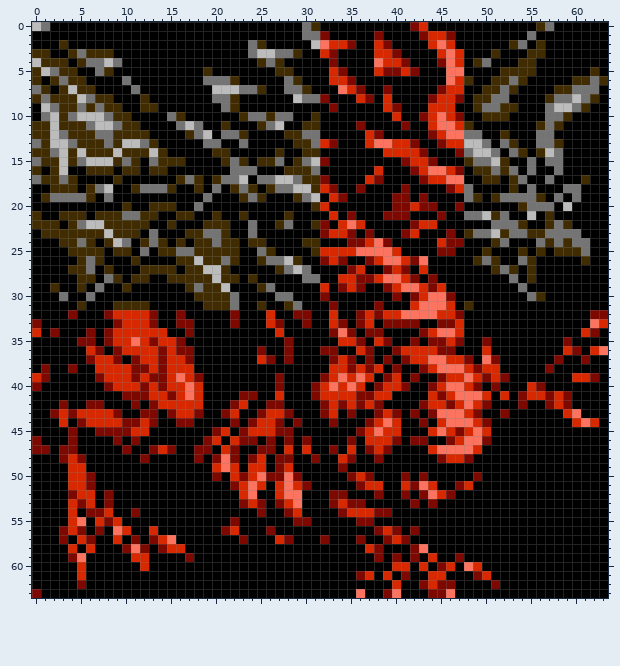
Edited in one commit: pixel-art sprite (FF1Lib/imagedata/bosses/R.DRAGON.png). The picture above is the old version.
The file is 64x64 pixels.
The same view after the edit:
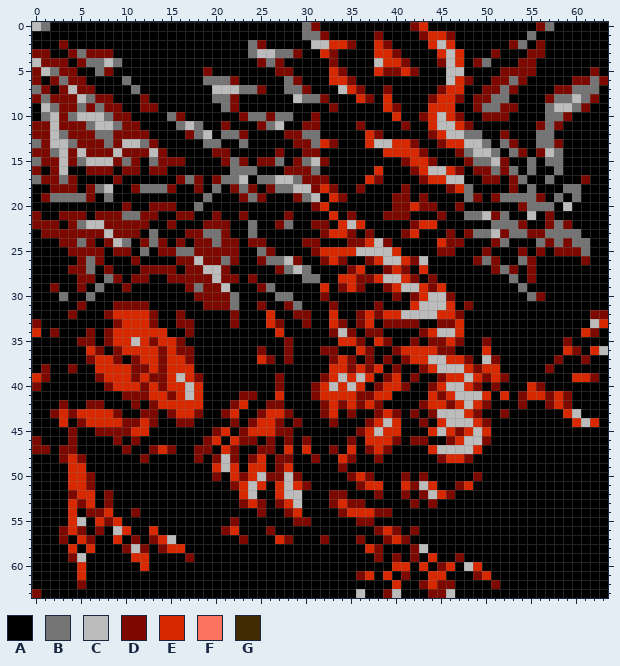
Palette (. is transparent): A #000000  B #747474  C #bcbcbc  D #7c0800  E #d82800  F #fc7460  G #402c00
The exact change:
Changed rows in their new state; - is an unchanged pixel.
first column x 0:
 0 -------------------------------D------------------------D-------
 2 ---D---------------------D------C------------C-------D--D-------
 3 DD--D-DDD--------------------D----------------C----D---DD-------
 4 -DDD-D-------------------D-D----------C-------C--D----DD--------
 5 D--DD---D----------D-------DD-----------------CC----DDDD------D-
 6 D-D-DD----------------D------D----------------C-D--DD-D-----DD-D
 7 -D-D-DD------------------D----D---C---------------DD-D----DD----
 8 D-DDD--DD---D---------D--------------------------DD------D----D-
 9 ---DD-D-DD--DD--------D--------------------------D--DD-------D--
10 ---D-----DD-----D------D--D----D-------------C----DDD------D----
11 DD-DDD----DD---------D---D----DD-------------CC-D-------D-D-----
12 DD--DDD--DDDD----D-----D----DD----------------CC----D-----------
13 -D---DDD-D---D---------------DD-------CC-------------D----D-----
14 DD--D-DDD-DDD-D-----DD-----D--DD----------------------D-D-------
15 -DD-D----D-D--DDD----D-D-DD--D------------------D---D-----------
16 D-D---DDD-DD-DD-------------DDD-------------CC---DD-D-----------
17 -DD-D----D------D-D-D---------DD--------------CC--DD-D-------D--
18 --DDD-D----D---D--D---D-D-D----D---------------------D----------
19 -D----D----------------D-D---D-------------------D-D----D-------
20 ----------D--DDD---------------D----------------------D---------
21 D--DDD-DDD--DD--DD--D--D----D----------------------D-----D------
22 DDD-D---DDDDD--D---DDD-----D---D---C------------------D--D-D----
23 -DDDDDDD-DDD-----DD--D--------------------------D---D--DD-------
24 ---DD-D-D---D-D-D-DD-DD-DD----DD------C------------D-----D-D----
25 ----DDDD-DD---DD--DDDDD---D----D----CCCC----------D---D-D-DDD---
26 -----D-D---D----DD-DD-D--D---D---------CC--C-----D-D---D-----D--
27 ----DD--D---DDDD-DD--D-----D-----------------------D-D-D--------
28 -----DD--D-DD--DDDDD-DD-D--------------CC--------------D--------
29 --D--D----D------D-DD----D---------------CC---------------------
30 ------------------DDDD----------------------CC----------D-------
31 -----D---DDDD------DDD---D--D--------------CCC--D---------------
32 -----------------------------------------CCCC-------------------
33 --------------------------------------------------------------C-
34 ----------------------------------C----------CC-----------------
35 -----------C----------------------------------------------------
36 ---------------------------------------------------------------C
37 --------------------------------------------CC----C-------------
38 ---------------------------------------------CCC----------------
39 ----------------C-----------------C-C-----------C---------------
40 -----------------C---------------C-C----------CC----------------
41 -----------------C-----------------------------CCC--------------
42 ------------------------------------------------C---------------
43 ---------------------------------------------CCC------------C---
44 ---------------------------------------C------CCC------------C--
45 --------------------------------------C------C---C--------------
46 ------------------------------------------------CC--------------
47 ---------------------------------------------CCCC---------------
48 ---------------------C------------------------------------------
49 ---------------------C------------------------------------------
50 -------------------------C--C-----------------------------------
51 ------------------------C---C--------------C--------------------
52 ------------------------C---CC--------------C-------------------
53 -----------------------------C----------------------------------
55 -----C----------------------------------------------------------
56 ---------C------------------------------------------------------
57 ---------------C------------------------------------------------
58 -----------C-------------------------------C--------------------
59 -----C----------------------------------------------------------
60 ------------------------------------------------C---------------
63 ------------------------------------C---C-----C-----------------
